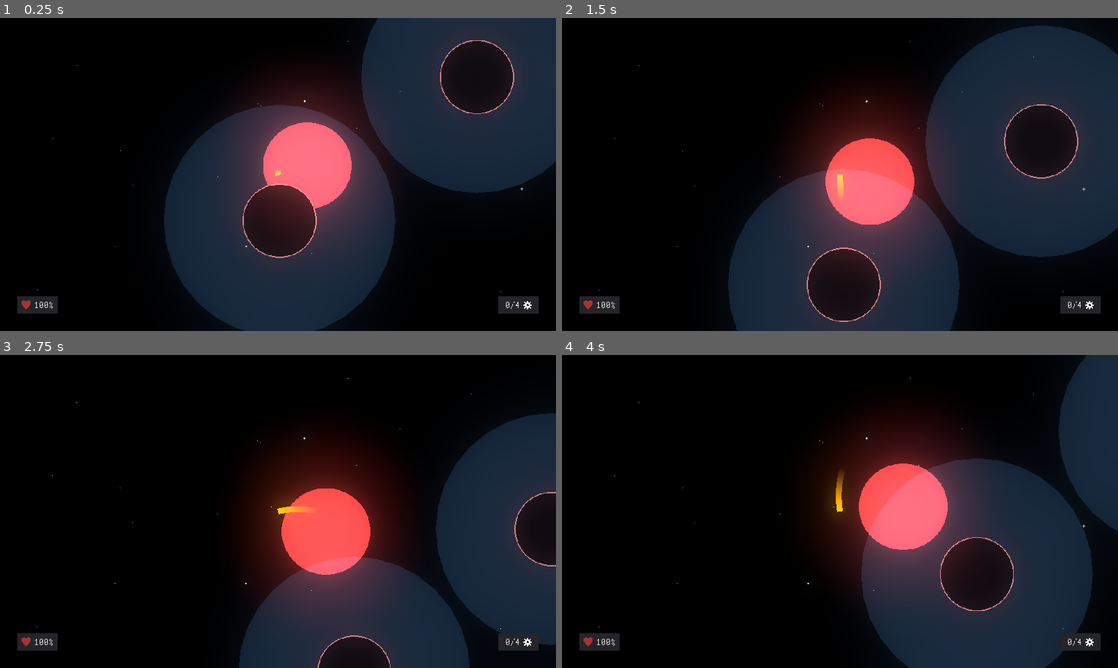
Above: before the commit, frames 1-4 (two rows, left to right).
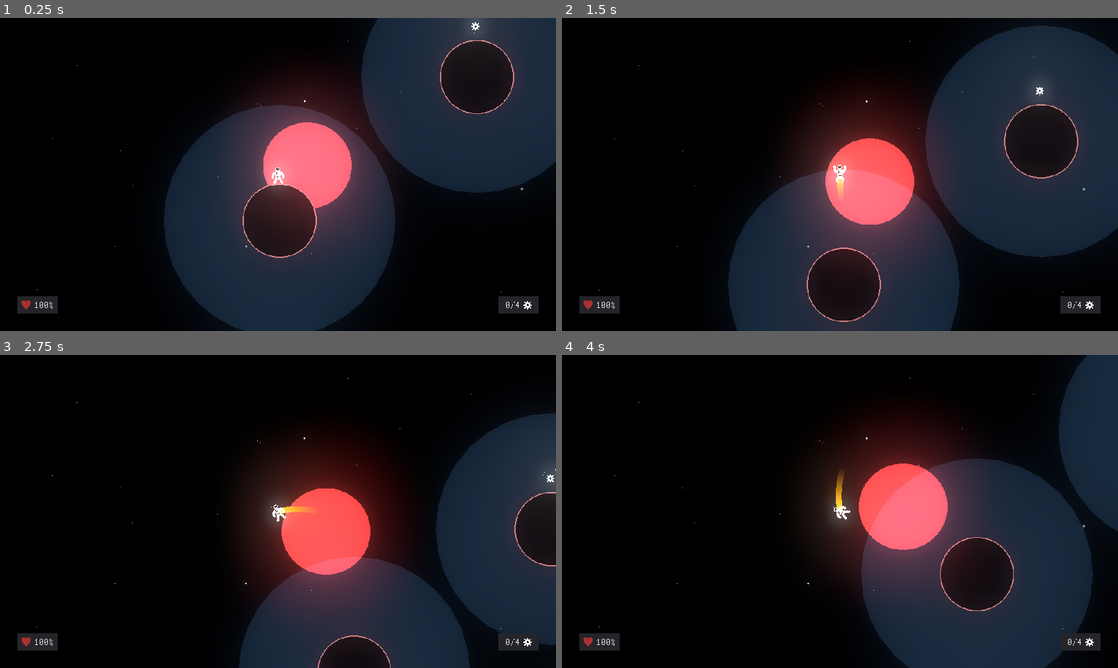
Above: after the commit, the same moments.

Repository: CorvatoCafeto/AsteroidKaiju
Game: Godot game, scene res://scenes/AnotherSpace.tscn
The game is run twice, just before and just after one commit, with the same random seed, the same clock (stepped at 60 frames per second) and the same inputs. This scene is started directly instead of the project's main scene.
Inputs:
- Up to frame 1 (0.25 s): no input
- Up to frame 2 (1.5 s): tap Enter at 0.5 s; hold Up (ui_up) from 0.53 s (still down)
- Up to frame 3 (2.75 s): release Up (ui_up) at 2.03 s; hold Left (ui_left) from 2.03 s (still down)
- Up to frame 4 (4 s): keep holding Left (ui_left)

The runs differ from the first frame. In frame 1, 0.3% of the frame differs, in the area x 48-88%, y 0-55%; in frame 2, 0.3%; in frame 3, 0.6%, in the area x 47-100%, y 34-56%; in frame 4, 0.5%.

Commit message:
Minor fix in animations.

Diff:
--- a/scenes/AnotherSpace.tscn
+++ b/scenes/AnotherSpace.tscn
@@ -8,6 +8,7 @@
 [ext_resource path="res://textures/heart.png" type="Texture" id=6]
 [ext_resource path="res://textures/gear.png" type="Texture" id=7]
 [ext_resource path="res://music/GameLoop.wav" type="AudioStream" id=8]
+[ext_resource path="res://objects/Gear.tscn" type="PackedScene" id=9]
 
 [sub_resource type="Environment" id=1]
 background_mode = 4
@@ -101,3 +102,8 @@
 stream = ExtResource( 8 )
 volume_db = -5.0
 autoplay = true
+
+[node name="Objects" type="Node" parent="."]
+
+[node name="Gear" parent="Objects" instance=ExtResource( 9 )]
+position = Vector2( 137.797, -194.279 )
--- a/scenes/Astronaut.tscn
+++ b/scenes/Astronaut.tscn
@@ -1,8 +1,8 @@
 [gd_scene load_steps=10 format=2]
 
 [ext_resource path="res://scenes/Astronaut.gd" type="Script" id=1]
-[ext_resource path="res://textures/astronaut_jump.png" type="Texture" id=2]
-[ext_resource path="res://textures/astronaut.png" type="Texture" id=3]
+[ext_resource path="res://textures/astronaut.png" type="Texture" id=2]
+[ext_resource path="res://textures/astronaut_jump.png" type="Texture" id=3]
 [ext_resource path="res://scenes/JumpTrail.gd" type="Script" id=4]
 
 [sub_resource type="CapsuleShape2D" id=1]
@@ -98,7 +98,19 @@
 "times": PoolRealArray( 0.000637215 ),
 "transitions": PoolRealArray( 1 ),
 "update": 1,
-"values": [ ExtResource( 3 ) ]
+"values": [ ExtResource( 2 ) ]
+}
+tracks/4/type = "value"
+tracks/4/path = NodePath("Position2D/Sprite:modulate")
+tracks/4/interp = 1
+tracks/4/loop_wrap = true
+tracks/4/imported = false
+tracks/4/enabled = true
+tracks/4/keys = {
+"times": PoolRealArray( 0 ),
+"transitions": PoolRealArray( 1 ),
+"update": 0,
+"values": [ Color( 1, 1, 1, 1 ) ]
 }
 
 [sub_resource type="Animation" id=4]
@@ -161,10 +173,7 @@
 position = Vector2( 0.198879, 15.0155 )
 
 [node name="Sprite" type="Sprite" parent="Position2D"]
-visible = false
-modulate = Color( 0.701961, 0.215686, 0.215686, 1 )
-position = Vector2( -0.198879, -17.2407 )
-scale = Vector2( 1, 1.13907 )
+position = Vector2( -0.198879, -15.0155 )
 texture = ExtResource( 2 )
 
 [node name="CollisionShape2D" type="CollisionShape2D" parent="."]
Not shown: 1 places in scenes/AnotherSpace.tscn that only renumber resources
Not shown: 2 places in scenes/Astronaut.tscn that only renumber resources
